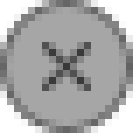
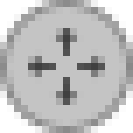
Layered file, before and after one edit (133x133). Changes by layer:
showed group "Группа 1" (3 layers) over (x1=0, y1=0, x2=133, y2=133)
hid "cancel" over (x1=42, y1=42, x2=91, y2=91)
painted on "Эллипс 1 копия 2" over (x1=0, y1=0, x2=133, y2=133)
